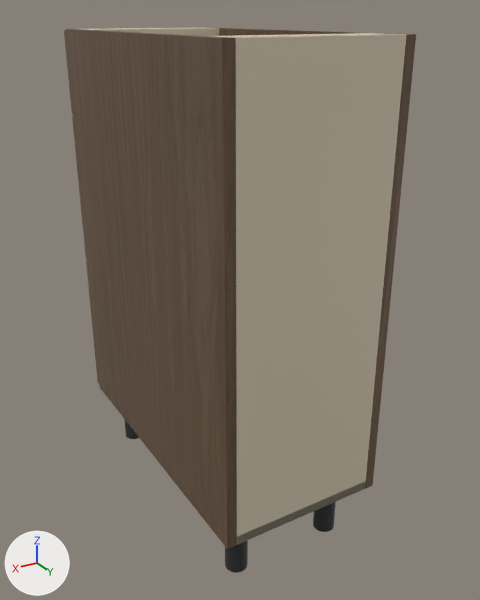
The glTF model storefront/public/cabinet-inventory/models/oppein-ply-mso-3db12.glb as it was, and as the next commit left it.
Both versions are drawn from a camera (50 mm lens) standing at (0.711, 0.716, 0.901) and looking at (0.12, -0.269, 0.409). Arrows for +X, +Y and +Z are at lower left; the lights stay in place. The picture after the commit comes second. Where no turn or scale is listed for an object, it has been applied to the vertices.

Objects in the first picture: 'Adjustable foot.002', 'Cabinet back', 'Cabinet bottom', 'Cabinet side', 'Cabinet side.001', 'Top support rail', 'Top support rail.001' and 5 more.
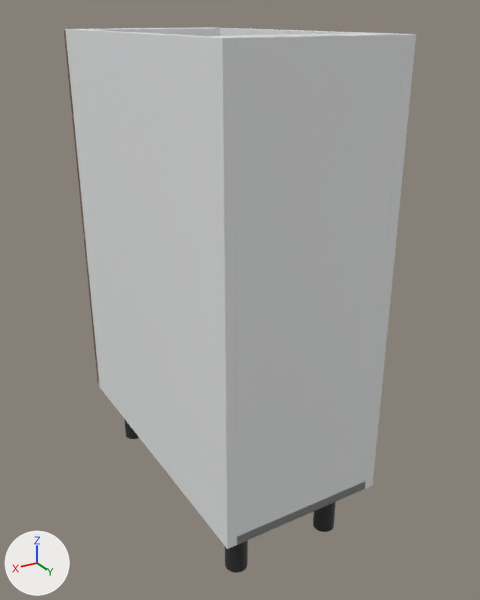
Pixel boxes (x1, y1, x2, y2) of what changed, in the pictures (480 x 600 px):
'Cabinet back', recoloured (beige to white)
    both: (233, 34, 406, 545)
'Cabinet side.001', recoloured (lighter)
    both: (65, 29, 237, 549)
'Cabinet side', recoloured
    both: (205, 27, 416, 489)
'Cabinet bottom', recoloured
    both: (237, 482, 365, 544)
'Top support rail.001', recoloured (beige to white)
    both: (86, 28, 220, 36)
'Top support rail', recoloured (beige to white)
    both: (214, 33, 391, 38)

What the commit changed:
Material 'White cabinet carcass' (mat_white_cabinet_carcass) is new.
Its base color is (0.82, 0.83, 0.835) (white #eaebec).
Its roughness is 0.48.
me_cube_002 has 56 vertices, 108 faces and spans x -0.134..0.134, y -0.006..0.006, z -0.381..0.381.
me_cube_002 no longer uses material mat_cabinet_interior___visual_interpretation (beige #daceb6).
me_cube_002 gains material mat_white_cabinet_carcass (white #eaebec).
me_cube_003 has 56 vertices, 108 faces and spans x -0.134..0.134, y -0.293..0.293, z -0.009..0.009.
me_cube_003 no longer uses material mat_cabinet_interior___visual_interpretation (beige #daceb6).
me_cube_003 gains material mat_white_cabinet_carcass (white #eaebec).
me_cube has 56 vertices, 108 faces and spans x -0.009..0.009, y -0.293..0.293, z -0.381..0.381.
me_cube no longer uses material mat_supplier_finish___smoked_oak.
me_cube gains material mat_white_cabinet_carcass (white #eaebec).
me_cube_001 has 56 vertices, 108 faces and spans x -0.009..0.009, y -0.293..0.293, z -0.381..0.381.
me_cube_001 no longer uses material mat_supplier_finish___smoked_oak.
me_cube_001 gains material mat_white_cabinet_carcass (white #eaebec).
me_cube_004 has 56 vertices, 108 faces and spans x -0.134..0.134, y -0.035..0.035, z -0.009..0.009.
me_cube_004 no longer uses material mat_cabinet_interior___visual_interpretation (beige #daceb6).
me_cube_004 gains material mat_white_cabinet_carcass (white #eaebec).
me_cube_005 has 56 vertices, 108 faces and spans x -0.134..0.134, y -0.035..0.035, z -0.009..0.009.
me_cube_005 no longer uses material mat_cabinet_interior___visual_interpretation (beige #daceb6).
me_cube_005 gains material mat_white_cabinet_carcass (white #eaebec).
